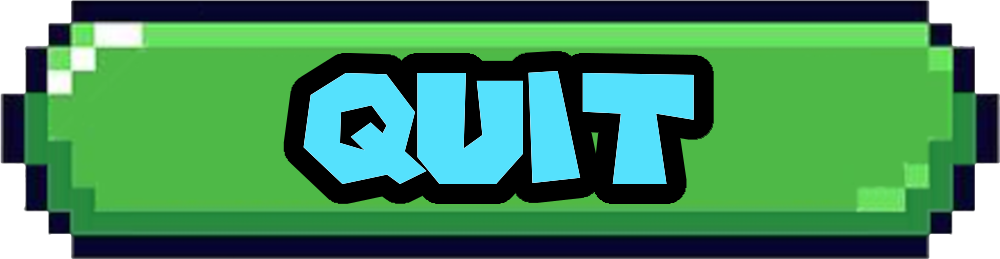
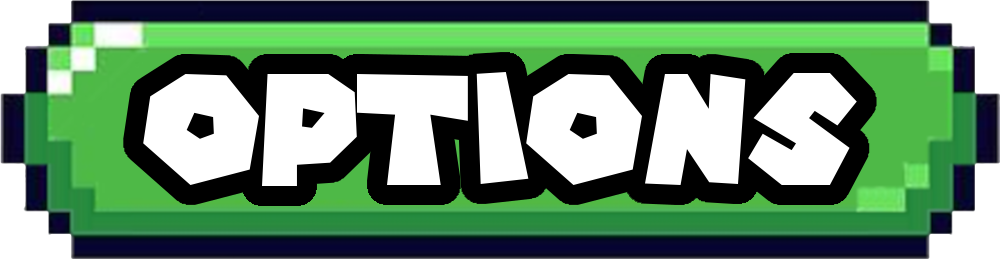
Layered file, before and after one edit (1000px x 259px). Changes by layer:
added layer "Pasted Layer #5" above "Pasted Layer #6" over bbox(143, 72, 857, 186)
added layer "Pasted Layer #6" above "Pasted Layer #4" over bbox(123, 52, 877, 206)
hid "Pasted Layer #4" over bbox(303, 71, 694, 184)
hid "QUIT" over bbox(303, 71, 694, 184)
hid "Outline #2" over bbox(283, 51, 714, 204)
